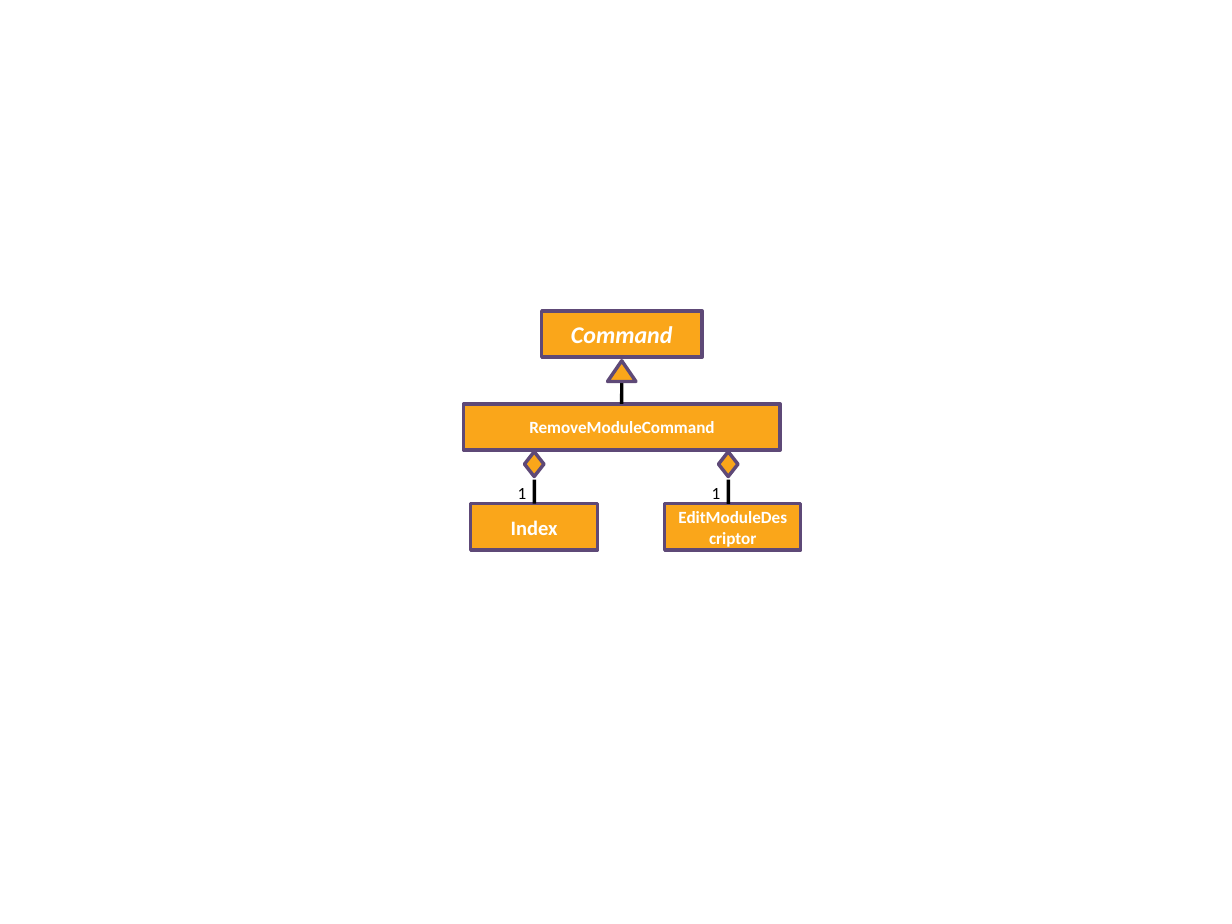
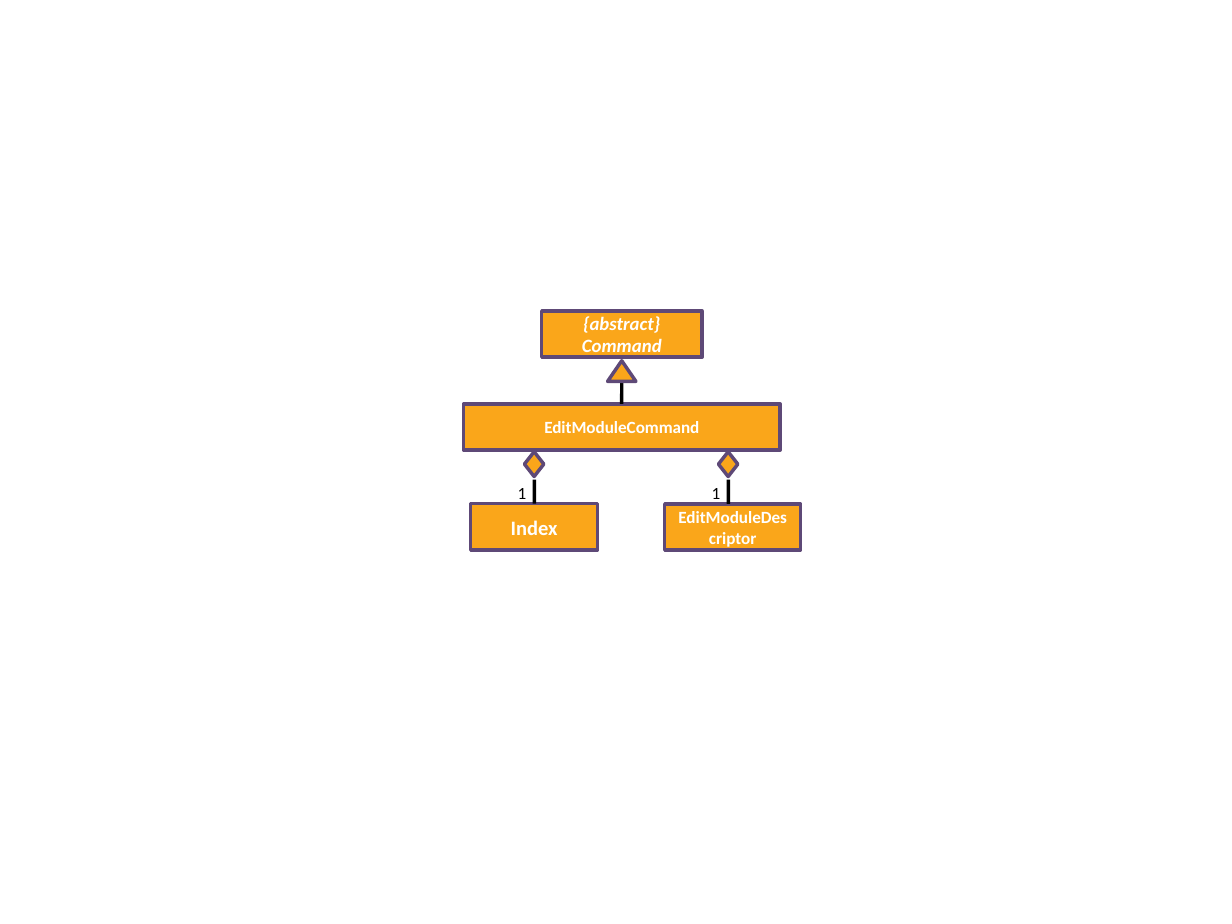
Before and after one commit to deming16/main, a slide deck: slide 7 of docs/diagrams/ModuleDatabaseManagementDiagrams.pptx. Drawn at 1232x924 pixels with LibreOffice and Linux fonts; fonts in the diff are those of the drawing. Boxes give left, top, right and bottom in pixels: in the first picture for what was removed or moved away, otherwise in the second. Text is boxed around its words. In the diff, an @@ line names an element or a change of style, - is before the commit and + after.

```diff
--- a/docs/diagrams/ModuleDatabaseManagementDiagrams.pptx
+++ b/docs/diagrams/ModuleDatabaseManagementDiagrams.pptx
@@ text in rectangle at bbox=[583, 316, 660, 333]: paragraph added @@
+{abstract}
@@ text in rectangle at bbox=[582, 338, 662, 358]: size 14 to 11 pt in "Command" @@
@@ text in rectangle at bbox=[544, 421, 699, 433]: text changed @@
-RemoveModuleCommand
+EditModuleCommand
```
Also in this commit, not shown: 8 other slides changed, 7 other files.
